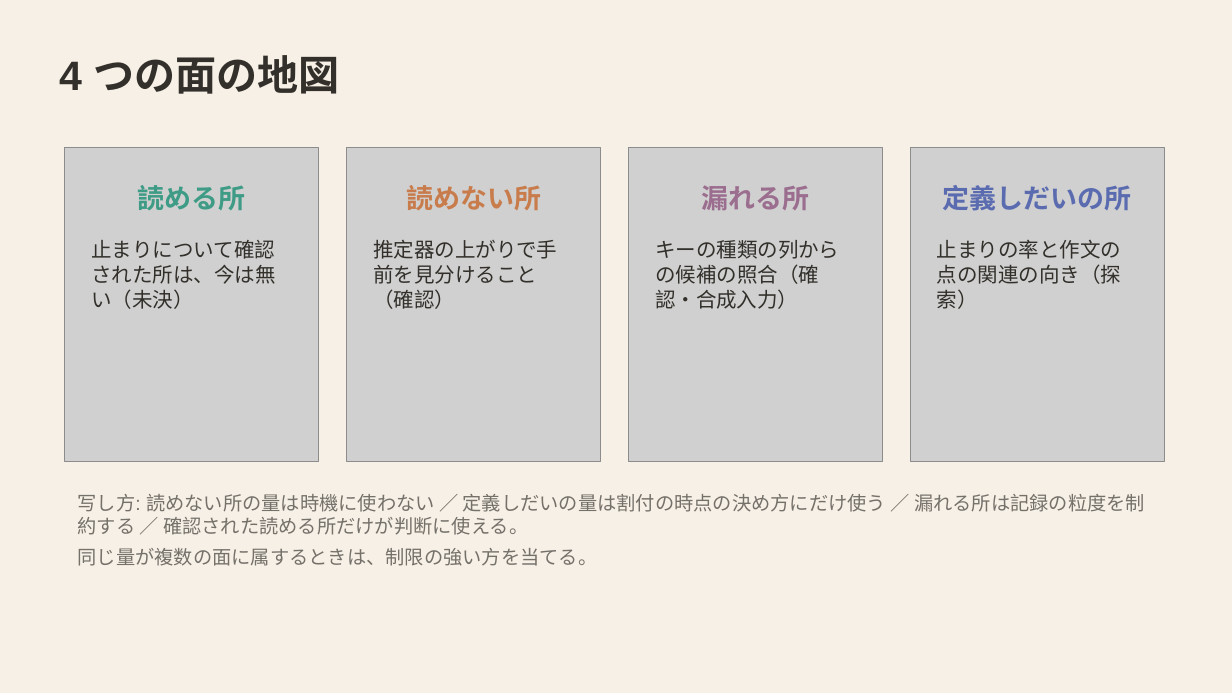
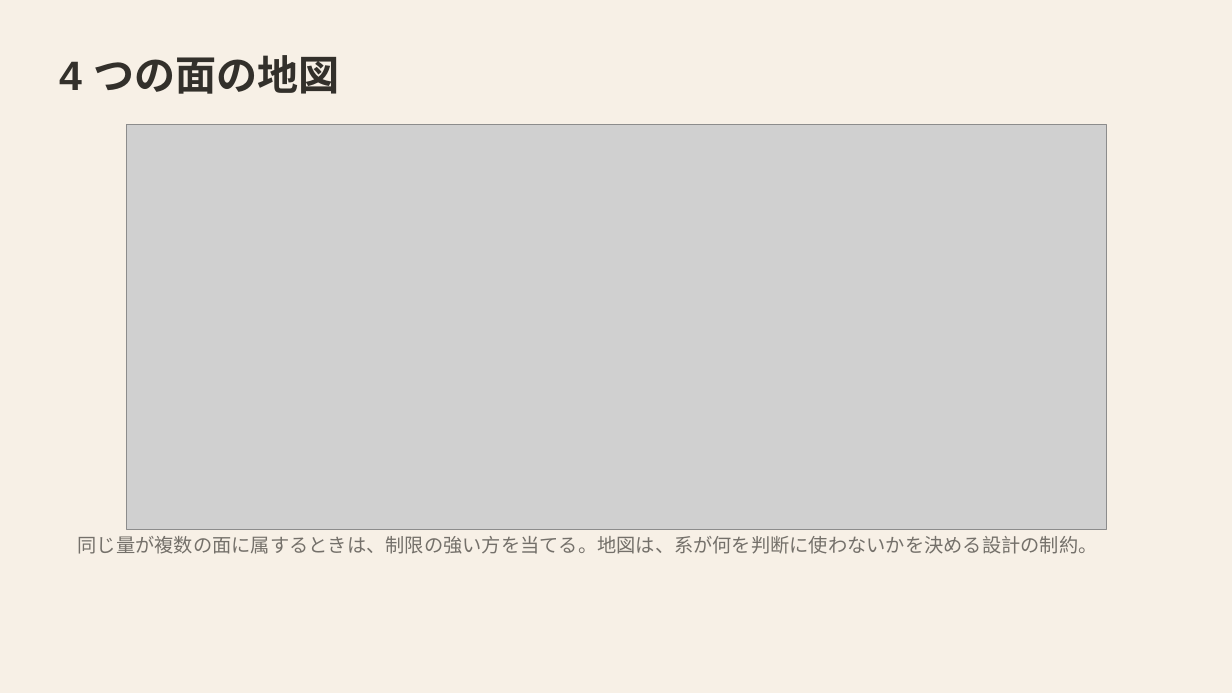
Before and after one commit to mikotomiura/GSE-prototype, a slide deck: slide 23 of docs/slides/project-overview/GSE_project_findings.pptx. Drawn at 1232x693 pixels with LibreOffice and Linux fonts; fonts in the diff are those of the drawing; grey boxes stand for pictures. Boxes give left, top, right and bottom in pixels: in the first picture for what was removed or moved away, otherwise in the second. Text is boxed around its words. In the diff, an @@ line names an element or a change of style, - is before the commit and + after.

```diff
--- a/docs/slides/project-overview/GSE_project_findings.pptx
+++ b/docs/slides/project-overview/GSE_project_findings.pptx
@@ picture removed at (65,148,319,462) @@
@@ picture added at (127,125,1106,530) @@
@@ picture removed at (347,148,601,462) @@
@@ picture removed at (628,148,883,462) @@
@@ picture removed at (910,148,1165,462) @@
@@ text removed at (138,185,246,210) @@
-読める所
@@ text removed at (406,185,541,210) @@
-読めない所
@@ text removed at (701,185,809,210) @@
-漏れる所
@@ text removed at (943,185,1132,211) @@
-定義しだいの所
@@ text removed at (91,240,275,309) @@
-止まりについて確認された所は、今は無い（未決）
@@ text removed at (373,240,557,309) @@
-推定器の上がりで手前を見分けること（確認）
@@ text removed at (655,240,839,309) @@
-キーの種類の列からの候補の照合（確認・合成入力）
@@ text removed at (937,240,1121,309) @@
-止まりの率と作文の点の関連の向き（探索）
@@ text at (78,536,1098,554): text changed @@
-写し方: 読めない所の量は時機に使わない ／ 定義しだいの量は割付の時点の決め方にだけ使う ／ 漏れる所は記録の粒度を制約する ／ 確認された読める所だけが判断に使える。
-同じ量が複数の面に属するときは、制限の強い方を当てる。
+同じ量が複数の面に属するときは、制限の強い方を当てる。地図は、系が何を判断に使わないかを決める設計の制約。
```
Also in this commit, not shown: 10 other slides changed, 31 other files.
